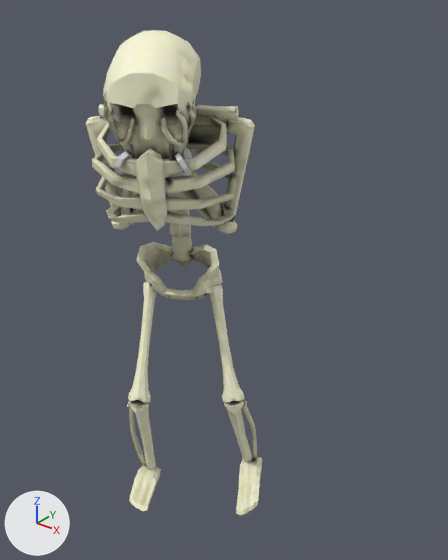
Renders of the FBX model Assets/Models/NPC/BarrelKin/BarrelKin_ANIM.fbx from each side of a commit.
One viewpoint serves both versions: a 50 mm lens placed at (1.34, -1.59, 1.91), pointed at (-0.21, 0.34, 0.72). Lighting does not change. The marker at lower left points along +X, +Y and +Z.

The older version as bpy lines, for what is in view:
```python
ob_feetl = bpy.data.objects.new('FeetL', me_cube_002)
ob_feetl.location = (0.066, 0.004, -0.008)
ob_feetl.rotation_euler = (0.276, -0.0322, 0.528)  # degrees (16, -1.8, 30)
ob_feetr = bpy.data.objects.new('FeetR', me_cube_003)
ob_feetr.location = (-0.049, -0.206, 0.014)
ob_feetr.rotation_euler = (-0.186, 0.0581, 0.564)  # degrees (-11, 3.3, 32)
ob_femurl = bpy.data.objects.new('FemurL', me_cube_009)
ob_femurl.location = (-0.068, -0.068, 0.815)
ob_femurl.rotation_euler = (-0.313, -0.19, 0.633)  # degrees (-18, -11, 36)
ob_femurr = bpy.data.objects.new('FemurR', me_cube_016)
ob_femurr.location = (-0.082, -0.075, 0.833)
ob_femurr.rotation_euler = (-0.462, 0.0492, 0.553)  # degrees (-26, 2.8, 32)
ob_hands = bpy.data.objects.new('Hands', me_cube_001)
ob_hands.location = (0.074, -0.331, 1.488)
ob_hands.rotation_euler = (0.283, -0.00774, 0.556)  # degrees (16, -0.4, 32)
ob_lowerbody = bpy.data.objects.new('LowerBody', me_cube_005)
ob_lowerbody.location = (-0.094, -0.054, 1.025)
ob_lowerbody.rotation_euler = (0.686, -0.00773, 0.556)  # degrees (39, -0.4, 32)
ob_tibial = bpy.data.objects.new('TibiaL', me_cube_017)
ob_tibial.location = (-0.029, -0.004, 0.453)
ob_tibial.rotation_euler = (0.36, -0.19, 0.633)  # degrees (21, -11, 36)
ob_tibiar = bpy.data.objects.new('TibiaR', me_cube_014)
ob_tibiar.location = (-0.083, -0.107, 0.478)
ob_tibiar.rotation_euler = (0.29, 0.0492, 0.553)  # degrees (17, 2.8, 32)
ob_upperbody = bpy.data.objects.new('UpperBody', me_cube_012)
ob_upperbody.location = (-0.025, -0.168, 1.202)
ob_upperbody.rotation_euler = (0.293, -0.00774, 0.556)  # degrees (17, -0.4, 32)
```
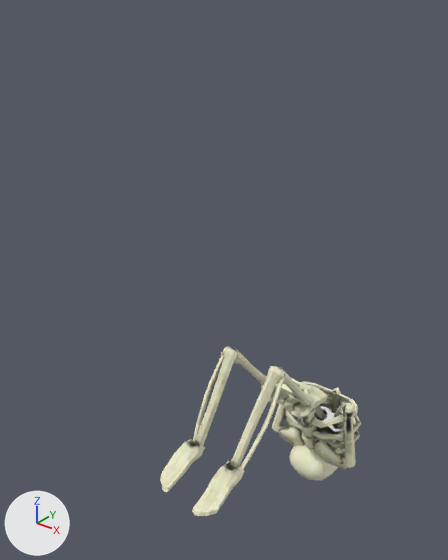
Commit message: - Barrel kin AI

What changed in the scene script:
```text
Change ob_femurr:
    ob_femurr.location: (-0.082, -0.075, 0.833) -> (-0.007, 0.555, 0.105)
    ob_femurr.rotation_euler: (-0.462, 0.0492, 0.553) -> (-2.381, -0.00396, -0.00229)  # degrees (-26, 2.8, 32) -> degrees (-136, -0.2, -0.1)
Change ob_tibial:
    ob_tibial.location: (-0.029, -0.004, 0.453) -> (0.001, 0.377, 0.268)
    ob_tibial.rotation_euler: (0.36, -0.19, 0.633) -> (-0.699, 0.00228, 0.0328)  # degrees (21, -11, 36) -> degrees (-40, 0.1, 1.9)
Change ob_shackles:
    ob_shackles.location: (0.068, -0.321, 1.433) -> (-0.011, 1.103, -0.421)
    ob_shackles.rotation_euler: (0.293, -0.00774, 0.556) -> (-2.919, 0.00996, 0.00593)  # degrees (17, -0.4, 32) -> degrees (-167, 0.6, 0.3)
Change ob_upperbody:
    ob_upperbody.location: (-0.025, -0.168, 1.202) -> (-0.008, 0.94, -0.178)
    ob_upperbody.rotation_euler: (0.293, -0.00774, 0.556) -> (-2.919, 0.00996, 0.00593)  # degrees (17, -0.4, 32) -> degrees (-167, 0.6, 0.3)
Change ob_lowerbody:
    ob_lowerbody.location: (-0.094, -0.054, 1.025) -> (-0.007, 0.692, -0.034)
    ob_lowerbody.rotation_euler: (0.686, -0.00773, 0.556) -> (-1.664, -0.0000728, 0.000865)  # degrees (39, -0.4, 32) -> degrees (-95, 0, 0)
Change ob_feetr:
    ob_feetr.location: (-0.049, -0.206, 0.014) -> (-0.009, -0.044, 0.009)
    ob_feetr.rotation_euler: (-0.186, 0.0581, 0.564) -> (0.255, 0.00469, -0.0111)  # degrees (-11, 3.3, 32) -> degrees (15, 0.3, -0.6)
Change ob_hands:
    ob_hands.location: (0.074, -0.331, 1.488) -> (-0.012, 1.087, -0.485)
    ob_hands.rotation_euler: (0.283, -0.00774, 0.556) -> (2.963, 0.00995, 0.00563)  # degrees (16, -0.4, 32) -> degrees (170, 0.6, 0.3)
Change ob_feetl:
    ob_feetl.location: (0.066, 0.004, -0.008) -> (0.012, -0.069, 0.038)
    ob_feetl.rotation_euler: (0.276, -0.0322, 0.528) -> (0.357, 0.0833, 0.0191)  # degrees (16, -1.8, 30) -> degrees (20, 4.8, 1.1)
Change ob_tibiar:
    ob_tibiar.location: (-0.083, -0.107, 0.478) -> (-0.008, 0.391, 0.276)
    ob_tibiar.rotation_euler: (0.29, 0.0492, 0.553) -> (-0.623, -0.00395, -0.00229)  # degrees (17, 2.8, 32) -> degrees (-36, -0.2, -0.1)
Change ob_femurl:
    ob_femurl.location: (-0.068, -0.068, 0.815) -> (-0.006, 0.551, 0.105)
    ob_femurl.rotation_euler: (-0.313, -0.19, 0.633) -> (-2.379, 0.00228, 0.0328)  # degrees (-18, -11, 36) -> degrees (-136, 0.1, 1.9)
```

Changed parts and their boxes [x1, y1, x2, y2] in the pictures (448 x 560 px):
'UpperBody', moved, turned
    before: [86, 104, 255, 234]
    after: [272, 377, 361, 469]
'Hands', moved, turned
    before: [103, 30, 201, 159]
    after: [289, 418, 345, 481]
'LowerBody', moved, turned
    before: [136, 210, 223, 300]
    after: [261, 378, 327, 417]
'TibiaR', moved, turned
    before: [127, 400, 156, 470]
    after: [193, 346, 238, 446]
'FeetL', moved, turned
    before: [236, 457, 262, 515]
    after: [192, 461, 244, 516]
'TibiaL', moved, turned
    before: [224, 400, 257, 463]
    after: [231, 366, 286, 470]
'FeetR', moved, turned
    before: [129, 465, 161, 511]
    after: [160, 439, 205, 492]
'FemurL', moved, turned
    before: [204, 284, 245, 403]
    after: [277, 367, 313, 406]
'FemurR', moved, turned
    before: [128, 282, 157, 403]
    after: [223, 349, 267, 386]
'Shackles', moved, turned
    before: [114, 145, 192, 177]
    after: [314, 406, 344, 432]
